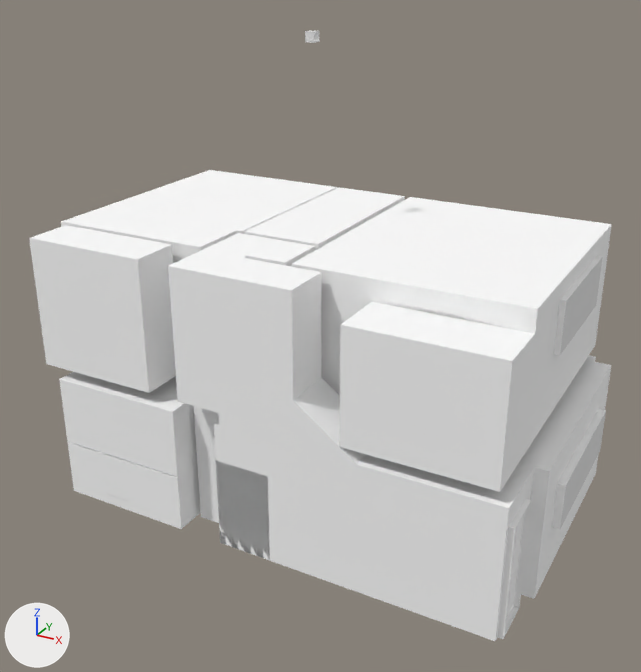
A saved change to the Blender file assets/scenes/house.blend.
Both versions are drawn from a camera (50 mm lens) standing at (155.0, -275.0, 195.0) and looking at (12.0, -15.0, 65.0). Every picture has the same lights, and +X, +Y and +Z are marked at lower left.

The first picture shows 'house_bedroom', 'house_hallway', 'house_laundry', 'house_main', 'house_main_window', 'house_master', 'house_master_window', 'house_masterbath'.
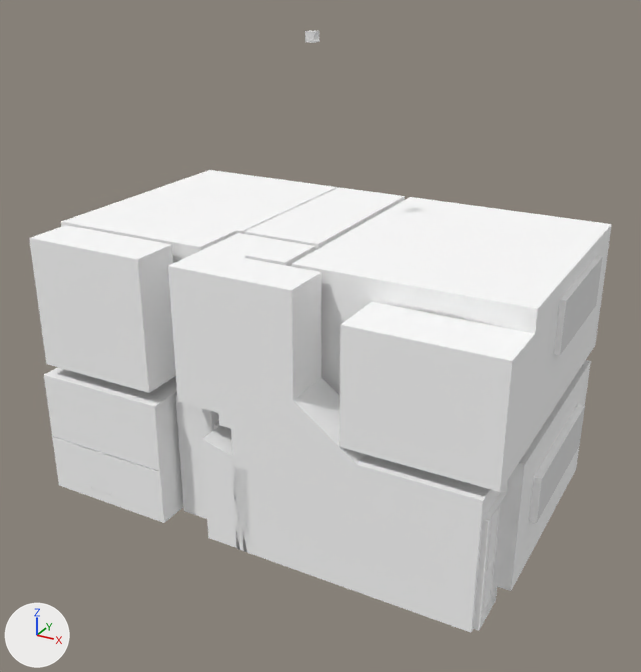
Pixel boxes (x1, y1, x2, y2) of what changed, in the pictures (641 x 672 px):
'house_main', reshaped, moved: before (194, 355, 611, 641); after (176, 360, 591, 633)
'house_laundry', moved: before (59, 372, 201, 529); after (44, 367, 184, 523)
'house_mainbath', moved (not visible before): after (202, 423, 237, 548)
'house_main_window', moved: before (560, 412, 606, 529); after (537, 407, 585, 522)
part 1 of me_house_main, cut back: before (356, 455, 409, 477); after (356, 455, 385, 470)

The edits, one by one:
me_house_main is used by ob_house_main; location (-17.7, -27.8, 0.0); scale (20.0, 20.0, 20.0).
me_house_main had 1824 vertices, 1630 faces and spanned x -0.23..6.24, y -1.81..3.96, z 0.0..2.43.
me_house_main now has 1800 vertices, 1602 faces and spans x -0.23..6.24, y -1.81..3.96, z 0.0..2.43.
Part 1, on me_house_main:
24 vertices are removed from x 0.76..4.17, y -1.8..0.0, z 1.24..2.43.
38 faces are deleted.
3 vertices in x 3.43, y -1.8..-0.89, z 2.43 move by (0.39, 0.0, 0.0).
3 vertices in x 0.77, y -1.8, z 1.71..2.43 move by (0.74, 0.0, 0.0).
1 vertex moves from x 0.76, y -1.8, z 0.0 to x 1.51, y -1.8, z 0.0.
10 new faces join them.
Object 'house_main_window' (ob_house_main_window) moves from (-17.7, -27.8, 0.0) to (-25.5, -27.8, 0.0).
Object 'house_laundry' (ob_house_laundry) moves from (-17.7, -27.8, 0.0) to (-25.5, -27.8, 0.0).
Object 'house_mainbath' (ob_house_mainbath) moves from (-17.7, -27.8, 0.0) to (-25.5, -27.8, 0.0).
Object 'house_main' (ob_house_main) moves from (-17.7, -27.8, 0.0) to (-25.5, -27.8, 0.0).
